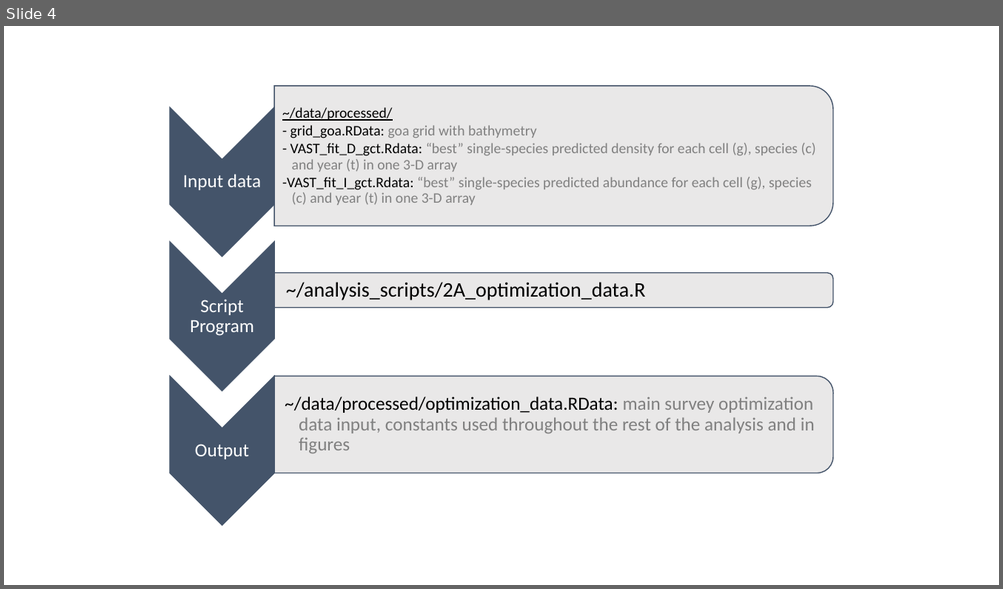
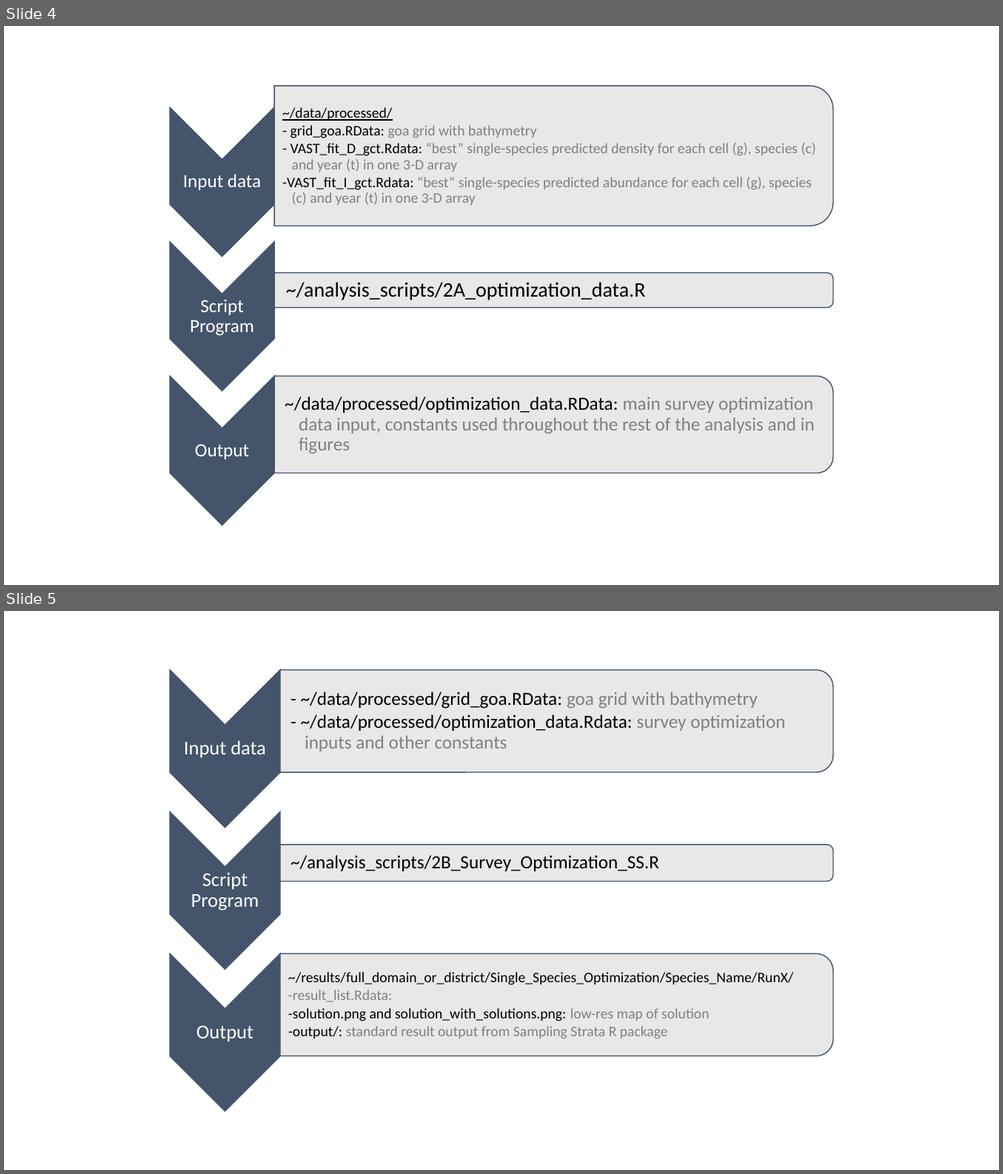
Before and after one commit to zoyafuso-NOAA/Optimal_Allocation_GoA, a slide deck: graphics/Workflow.pptx. Shown one above the other, each under a label of ours: slide 4 before the commit, slides 4 and 5 after it. The pictures are 1003x589 and 1003x1174 pixels, drawn with LibreOffice and Linux fonts; fonts in the diff are those of the drawing. Boxes give left, top, right and bottom in pixels: in the first picture for what was removed or moved away, otherwise in the second. Text is boxed around its words. In the diff, an @@ line names an element or a change of style, - is before the commit and + after.

```diff
--- a/graphics/Workflow.pptx
+++ b/graphics/Workflow.pptx
@@ slide 5 added at [4, 611, 999, 1170], background #FFFFFF @@
@@ group added at [170, 670, 833, 1111]: 6 texts, 3 chevrons, 3 round same rects @@
+Input data
+  - ~/data/processed/grid_goa.RData: goa grid with bathymetry
+  - ~/data/processed/optimization_data.Rdata: survey optimization inputs and other constants
+Script Program
+  ~/analysis_scripts/2B_Survey_Optimization_SS.R
+Output
+  ~/results/full_domain_or_district/Single_Species_Optimization/Species_Name/RunX/
+  -result_list.Rdata:
+  -solution.png and solution_with_solutions.png: low-res map of solution
+  -output/: standard result output from Sampling Strata R package
```
Also in this commit, not shown: 1 other slide added, 6 other files.
